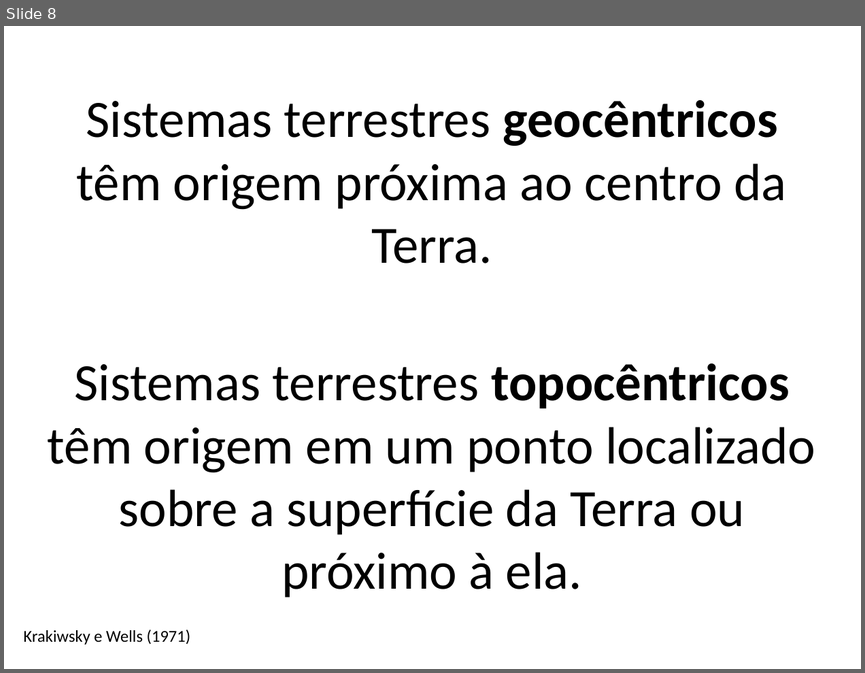
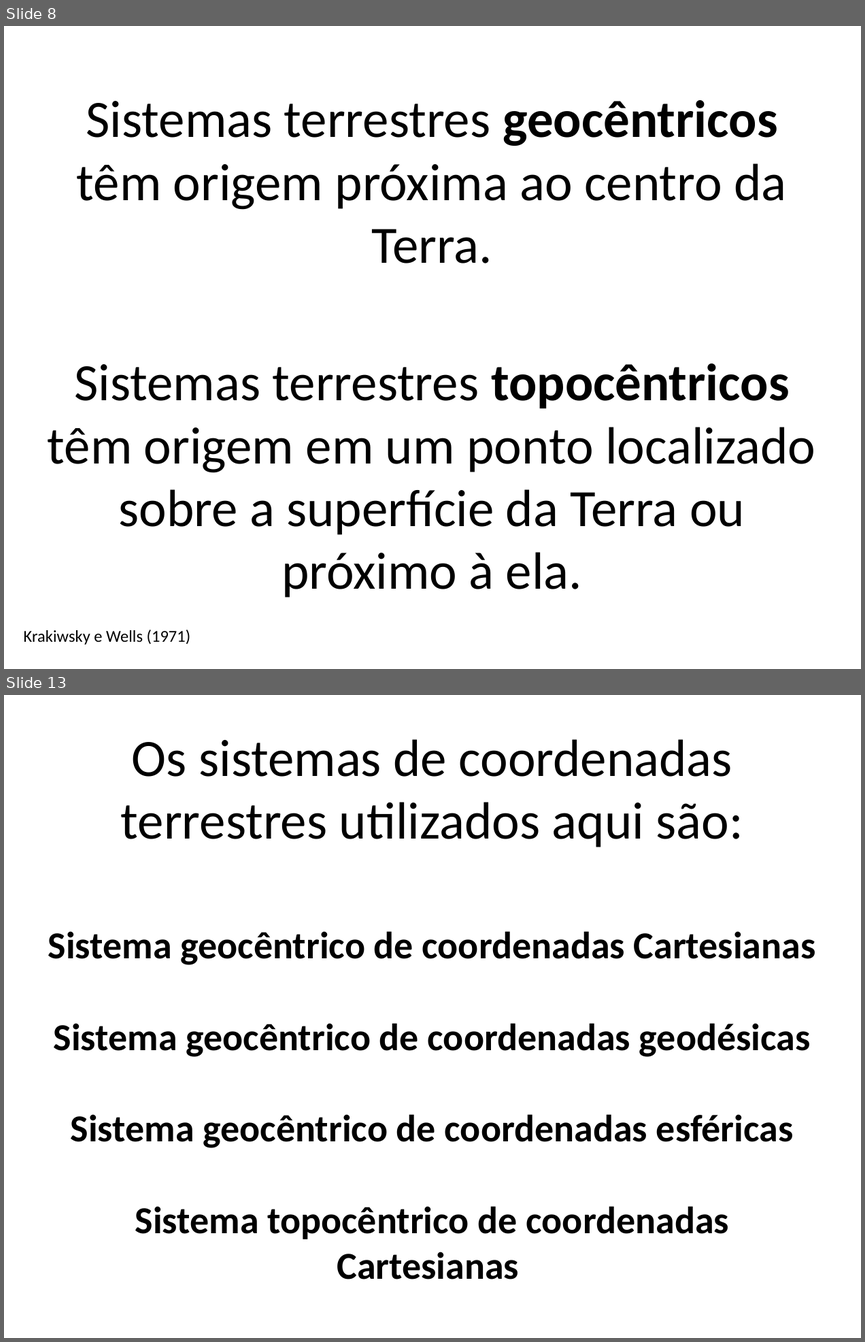
Before and after one commit to birocoles/Disciplina-metodos-potenciais, a slide deck: Topics/Sistemas_coordenadas_A.odp. Shown one above the other, each under a label of ours: slide 8 before the commit, slides 8 and 13 after it; the slides between them are not shown. The pictures are 865x673 and 865x1342 pixels, drawn with LibreOffice and Linux fonts; fonts in the diff are those of the drawing. Boxes give left, top, right and bottom in pixels: in the first picture for what was removed or moved away, otherwise in the second. Text is boxed around its words. In the diff, an @@ line names an element or a change of style, - is before the commit and + after.

```diff
--- a/Topics/Sistemas_coordenadas_A.odp
+++ b/Topics/Sistemas_coordenadas_A.odp
@@ slide 13 added at [4, 695, 861, 1338], background #FFFFFF @@
@@ text added at [48, 739, 816, 1279], 32 pt, text #000000, bold @@
+Os sistemas de coordenadas terrestres utilizados aqui são:
+Sistema geocêntrico de coordenadas Cartesianas
+Sistema geocêntrico de coordenadas geodésicas
+Sistema geocêntrico de coordenadas esféricas
+Sistema topocêntrico de coordenadas Cartesianas
```
Also in this commit, not shown: 11 slides changed, 6 other slides added, 3 other files.
